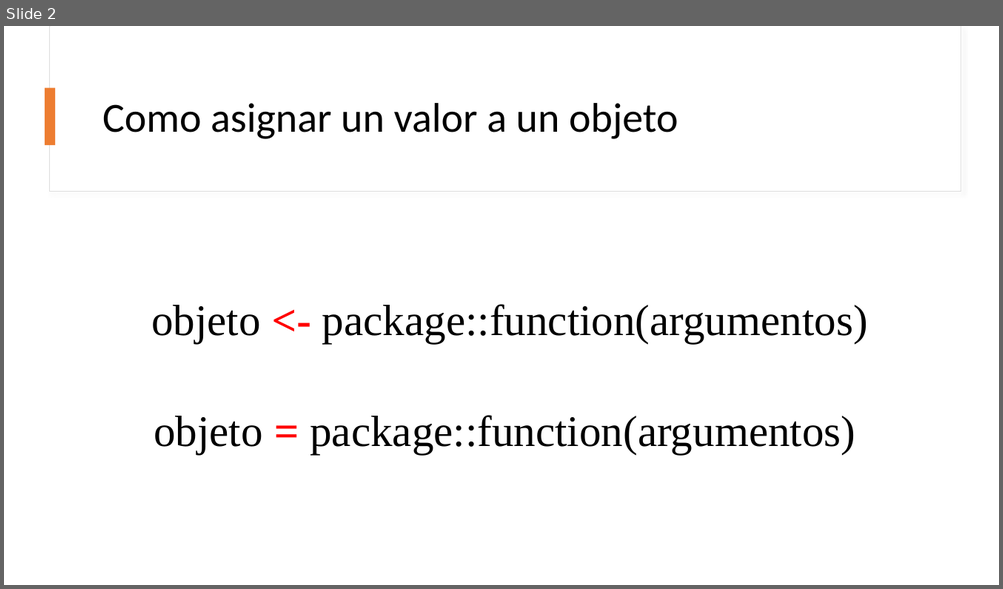
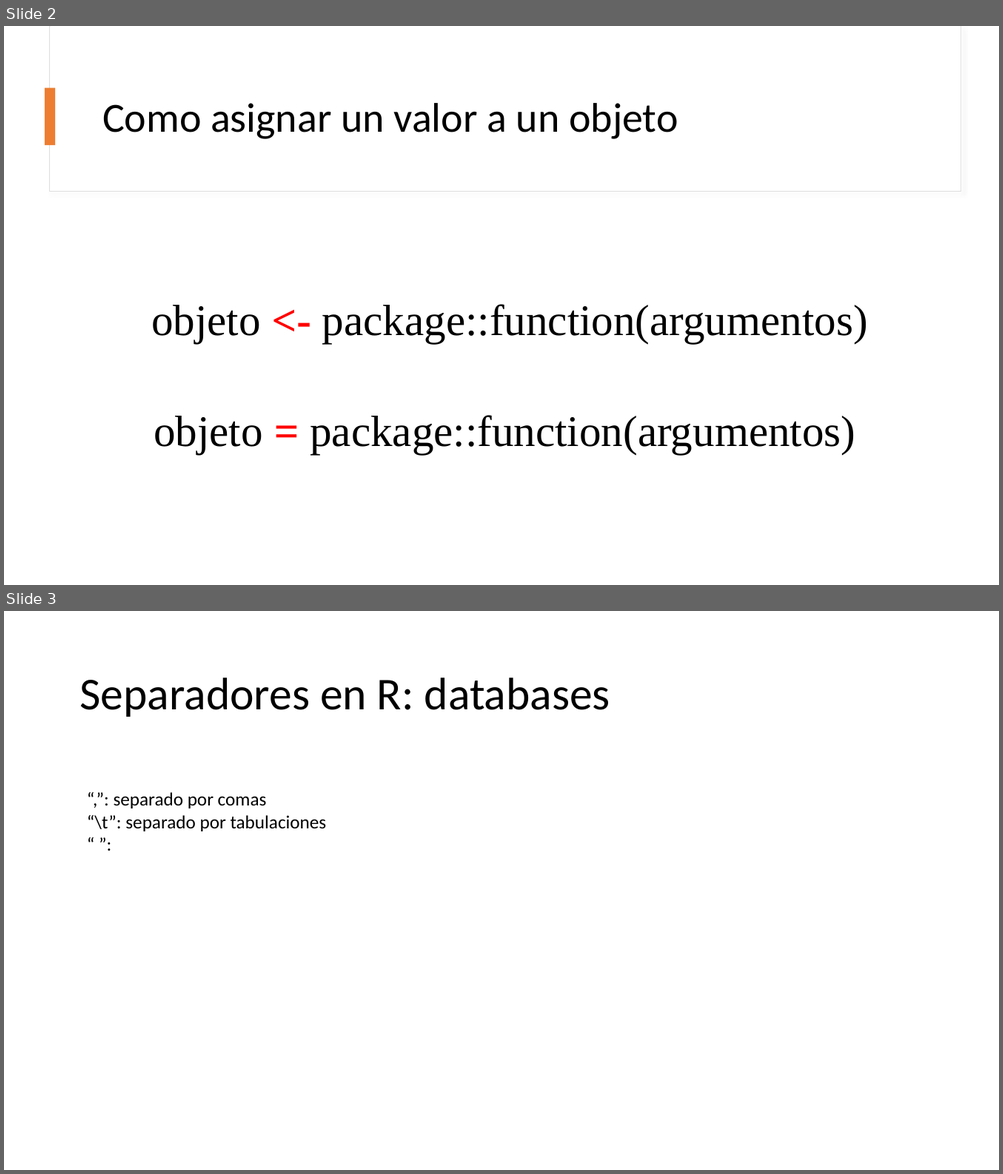
Before and after one commit to MaryoHg/ujat_curso_R_062023, a slide deck: guias/funciones_comandos_en_R_explained.pptx. Shown one above the other, each under a label of ours: slide 2 before the commit, slides 2 and 3 after it. The pictures are 1003x589 and 1003x1174 pixels, drawn with LibreOffice and Linux fonts; fonts in the diff are those of the drawing. Boxes give left, top, right and bottom in pixels: in the first picture for what was removed or moved away, otherwise in the second. Text is boxed around its words. In the diff, an @@ line names an element or a change of style, - is before the commit and + after.

```diff
--- a/guias/funciones_comandos_en_R_explained.pptx
+++ b/guias/funciones_comandos_en_R_explained.pptx
@@ slide 3 added at [4,611,999,1170], background #FFFFFF @@
@@ title added at [79,678,610,717], 44 pt, text #000000 @@
+Separadores en R: databases
@@ text added at [87,792,327,832], 18 pt, text #000000 @@
+“,”: separado por comas
+“\t”: separado por tabulaciones
+“ ”:
```
